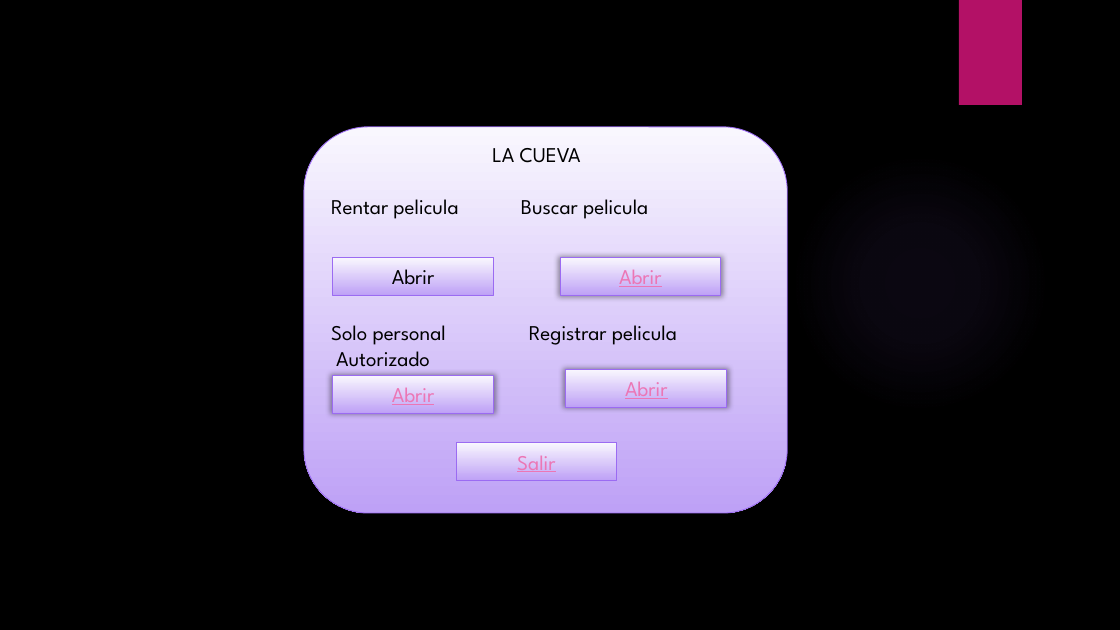
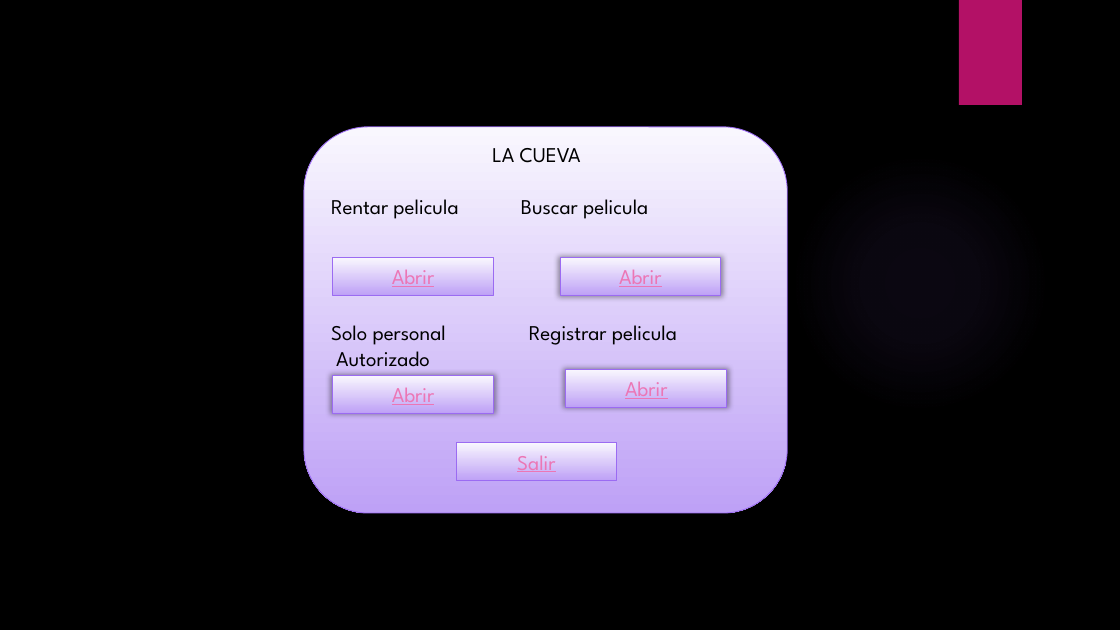
Before and after one commit to jhovanii/trabaja, a slide deck: slide 2 of mockup.pptx. Drawn at 1120x630 pixels with LibreOffice and Linux fonts; fonts in the diff are those of the drawing; background and template pictures are left out. Boxes give left, top, right and bottom in pixels: in the first picture for what was removed or moved away, otherwise in the second. Text is boxed around its words. In the diff, an @@ line names an element or a change of style, - is before the commit and + after.

Commit message:
mockup

```diff
--- a/mockup.pptx
+++ b/mockup.pptx
@@ rectangle "Abrir" at box(333, 258, 494, 296): text colour #000000 to #EC76B5, underline on @@
```
